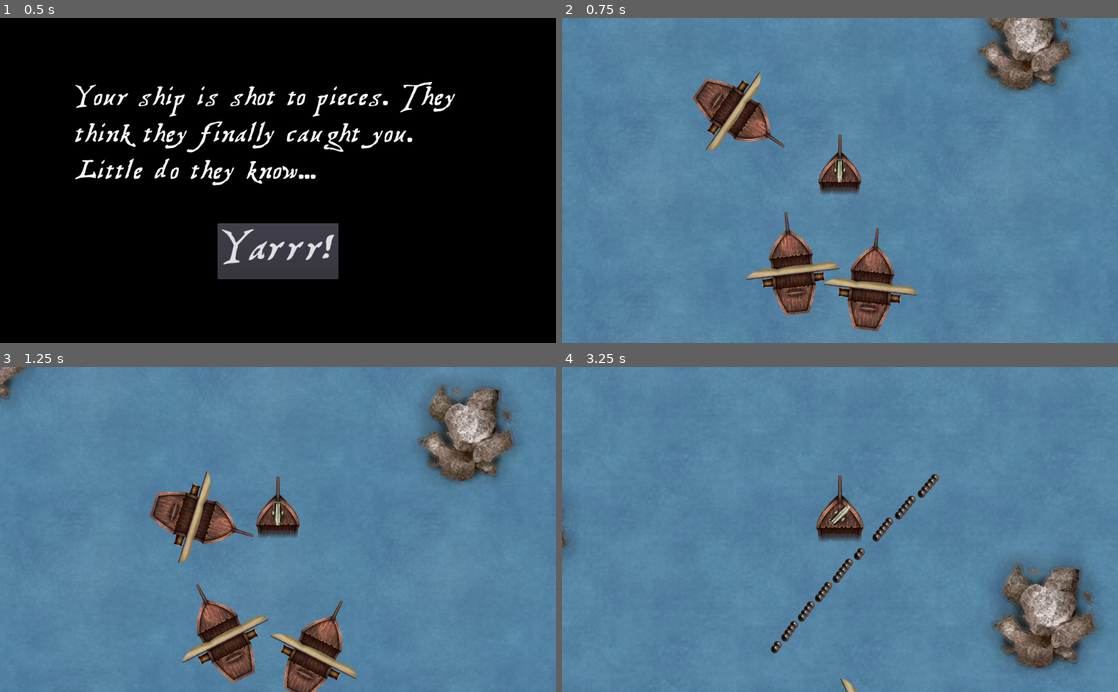
Above: before the commit, frames 1-4 (two rows, left to right).
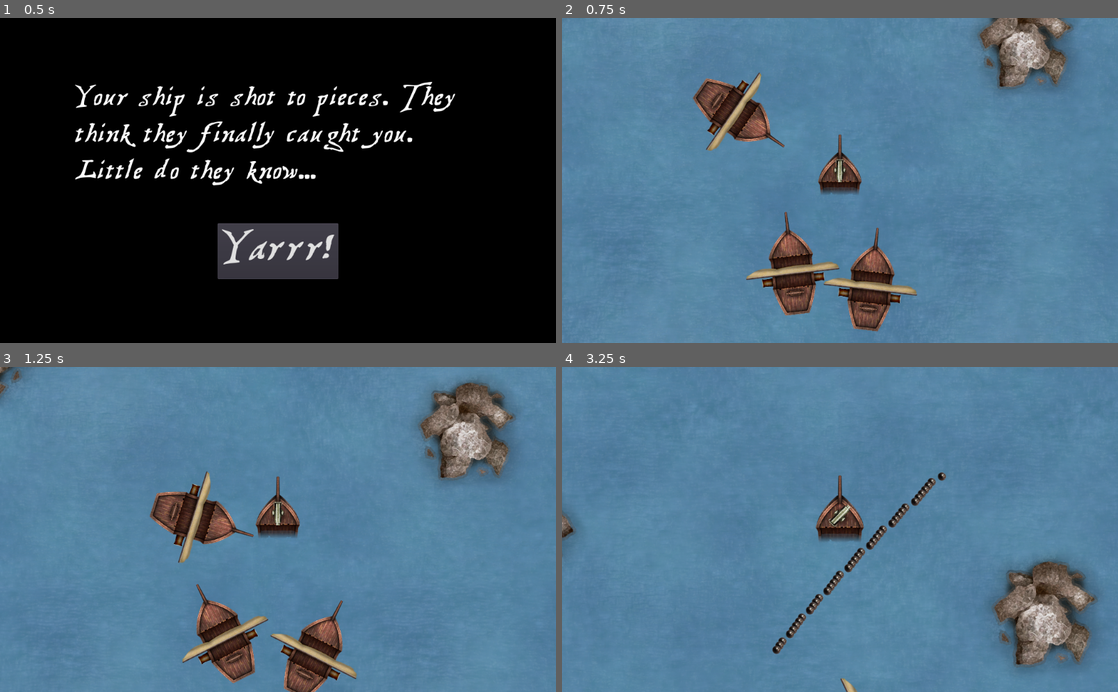
Above: after the commit, the same moments.

Repository: HedgeLizards/grappling
Game: Godot game, scene res://scenes/Menu.tscn
Same seed, same stepped clock (60 frames per second), same inputs: the game is played once before the commit and once after it.
Inputs (mouse positions are in pixels of both pictures, inside the frame that each line leads up to):
- Up to frame 1 (0.5 s): no input
- Up to frame 2 (0.75 s): click "Yarrr!" at 0.5 s
- Up to frame 3 (1.25 s): no input
- Up to frame 4 (3.25 s): move the mouse to (962, 513) at 1.27 s; tap H (hunt) at 1.35, 2.85 s; click (962, 513) at 1.42 s; move the mouse to (728, 545) at 2.02 s; tap I (idle) at 2.1 s; click (728, 545) at 2.17 s; move the mouse to (895, 458) at 2.77 s; click (895, 458) at 2.92 s

Frame 1 is identical in both runs. In frame 2, 2.5% of the frame differs, in the area x 12-92%, y 0-96%; in frame 3, 3.6%; in frame 4, 4.8%, in the area x 0-97%, y 32-94%.

Commit message:
random rock scale

Diff:
--- a/scenes/Main.tscn
+++ b/scenes/Main.tscn
@@ -21,6 +21,7 @@
 margin_top = -20000.0
 margin_right = 20000.0
 margin_bottom = 20000.0
+rect_scale = Vector2( 2, 2 )
 mouse_filter = 2
 texture = ExtResource( 2 )
 stretch_mode = 2
@@ -30,12 +31,15 @@
 
 [node name="Rock" parent="Environment" instance=ExtResource( 3 )]
 position = Vector2( 544, -427 )
+rotation = 3.02466
 
 [node name="Rock3" parent="Environment" instance=ExtResource( 3 )]
 position = Vector2( 59, -1760 )
+rotation = -0.621337
 
 [node name="Rock2" parent="Environment" instance=ExtResource( 3 )]
 position = Vector2( -858, -651 )
+rotation = 0.93026
 
 [node name="Player" parent="." instance=ExtResource( 1 )]
 
--- a/scenes/Ship.tscn
+++ b/scenes/Ship.tscn
@@ -25,6 +25,7 @@
 
 [node name="Cannon" type="AudioStreamPlayer2D" parent="."]
 stream = ExtResource( 3 )
+volume_db = 4.0
 
 [node name="GunBarrelRight" type="Node2D" parent="."]
 position = Vector2( 90, 50 )
--- a/scripts/Environment.gd
+++ b/scripts/Environment.gd
@@ -3,7 +3,7 @@
 
 # Declare member variables here. Examples:
 # var a = 2
-export var nrocks = 100
+export var nrocks = 200
 
 const Rocks = [preload("res://scenes/Rock.tscn"),preload("res://scenes/Rock.tscn")]
 const Ship = preload("res://scenes/Ship.tscn")
@@ -15,6 +15,9 @@
 		rock.position.x = rand_range($Sea.margin_left, $Sea.margin_right)
 		rock.position.y = rand_range($Sea.margin_top, $Sea.margin_bottom)
 		rock.rotation = rand_range(-PI, PI)
+		var rscale = rand_range(1, 2)
+		rock.scale *= rscale
+
 		add_child(rock)
 
 
